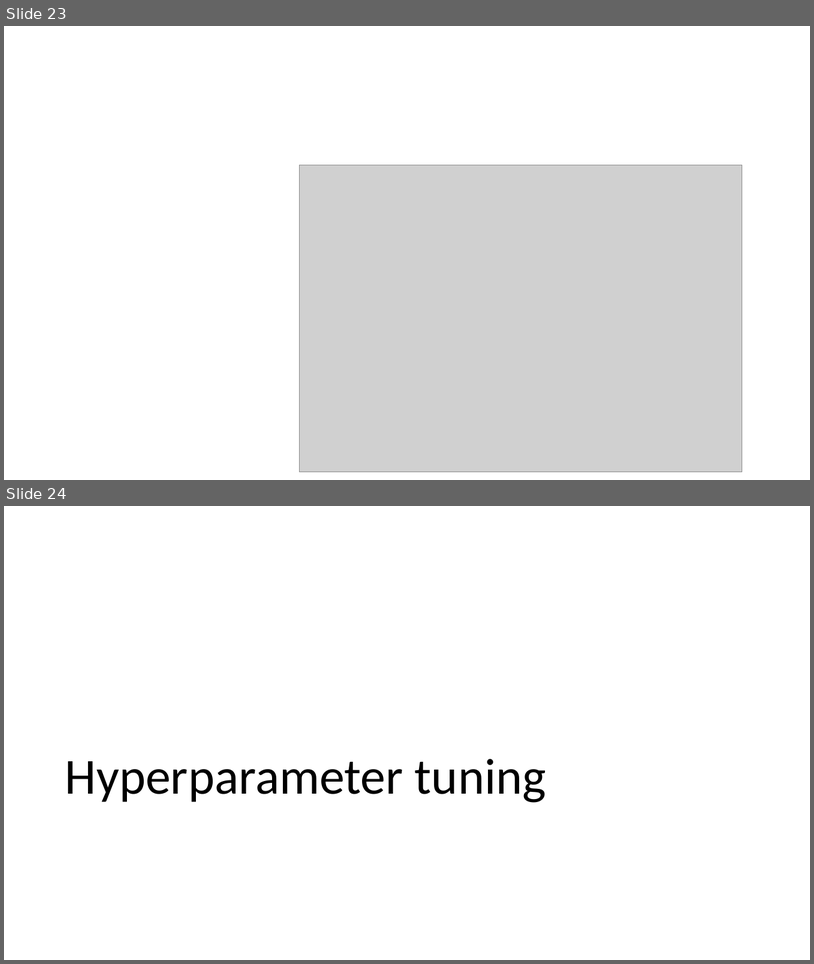
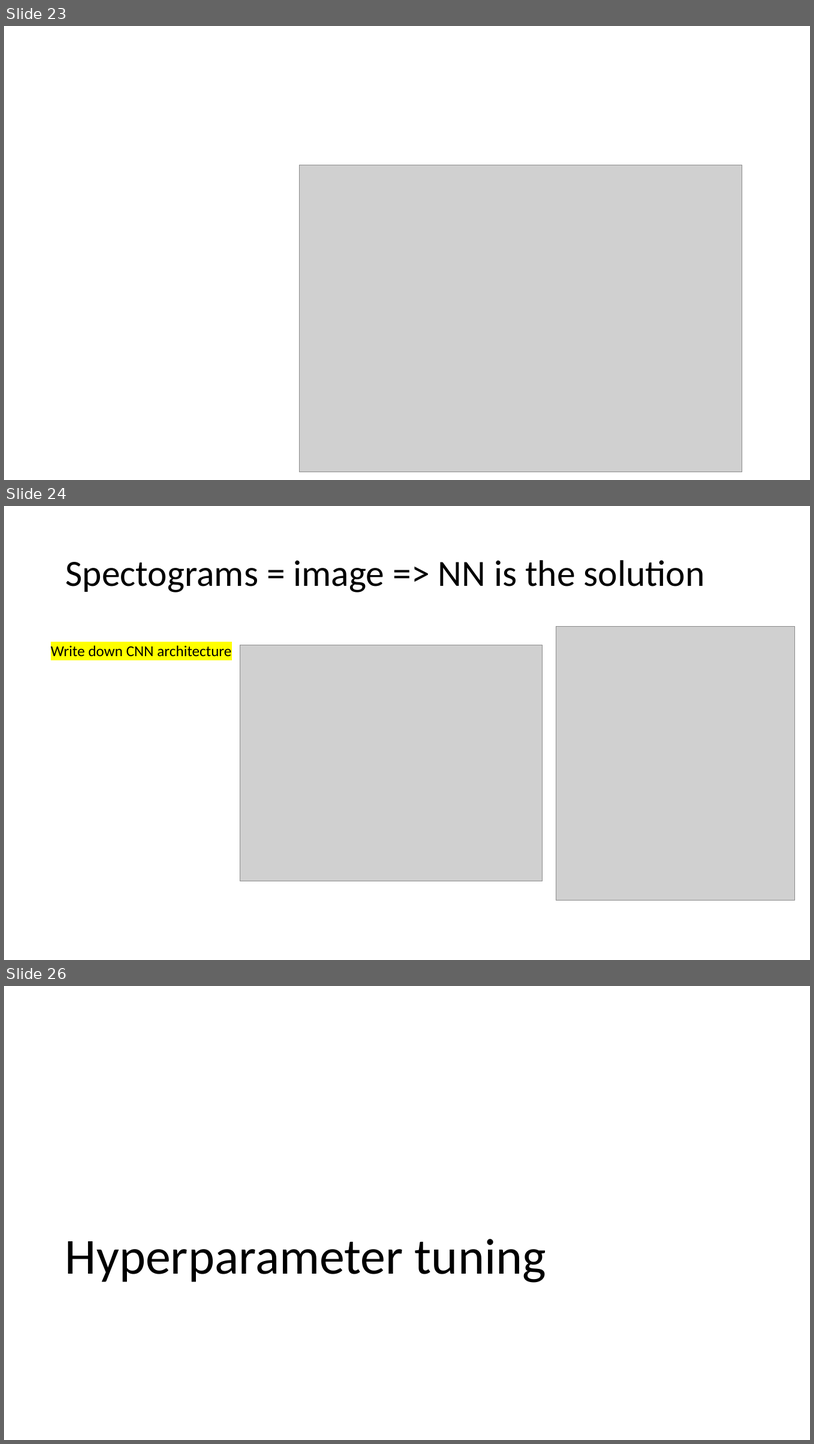
Before and after one commit to JeroenBuil/deegtal_coding_task, a slide deck: reports/dEEGtal interview presentation - Jeroen Buil.pptx. Shown one above the other, each under a label of ours: slides 23 and 24 before the commit, slides 23, 24 and 26 after it; the slides between them are not shown. The pictures are 814x964 and 814x1444 pixels, drawn with LibreOffice and Linux fonts; fonts in the diff are those of the drawing; grey boxes stand for pictures. Boxes give left, top, right and bottom in pixels: in the first picture for what was removed or moved away, otherwise in the second. Text is boxed around its words. In the diff, an @@ line names an element or a change of style, - is before the commit and + after.

```diff
--- a/reports/dEEGtal interview presentation - Jeroen Buil.pptx
+++ b/reports/dEEGtal interview presentation - Jeroen Buil.pptx
@@ slide 24 added at box(4, 506, 810, 960), background #FFFFFF @@
@@ title added at box(65, 560, 705, 592), 44 pt, text #000000 @@
+Spectograms = image => NN is the solution
@@ picture added at box(557, 627, 795, 900) @@
@@ text added at box(51, 645, 231, 656), 18 pt, text #000000 @@
+Write down CNN architecture
@@ picture added at box(240, 645, 543, 881) @@
@@ what was slide 24 is now slide 26 @@
```
Also in this commit, not shown: 2 slides changed, 3 other slides added, 3 other files.
